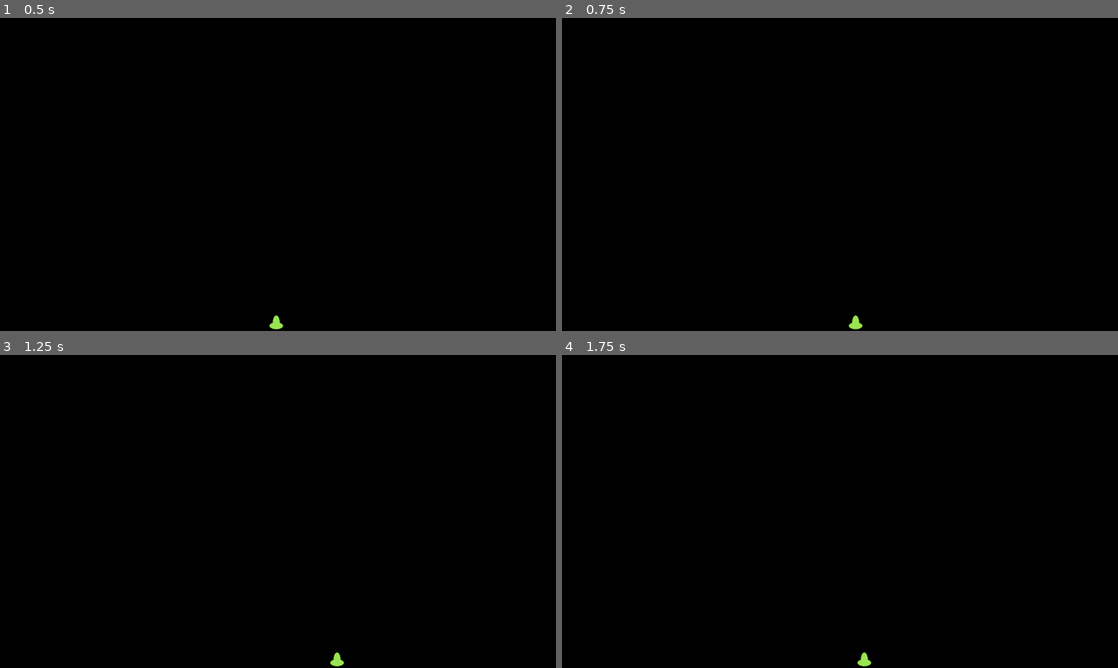
Above: before the commit, frames 1-4 (two rows, left to right).
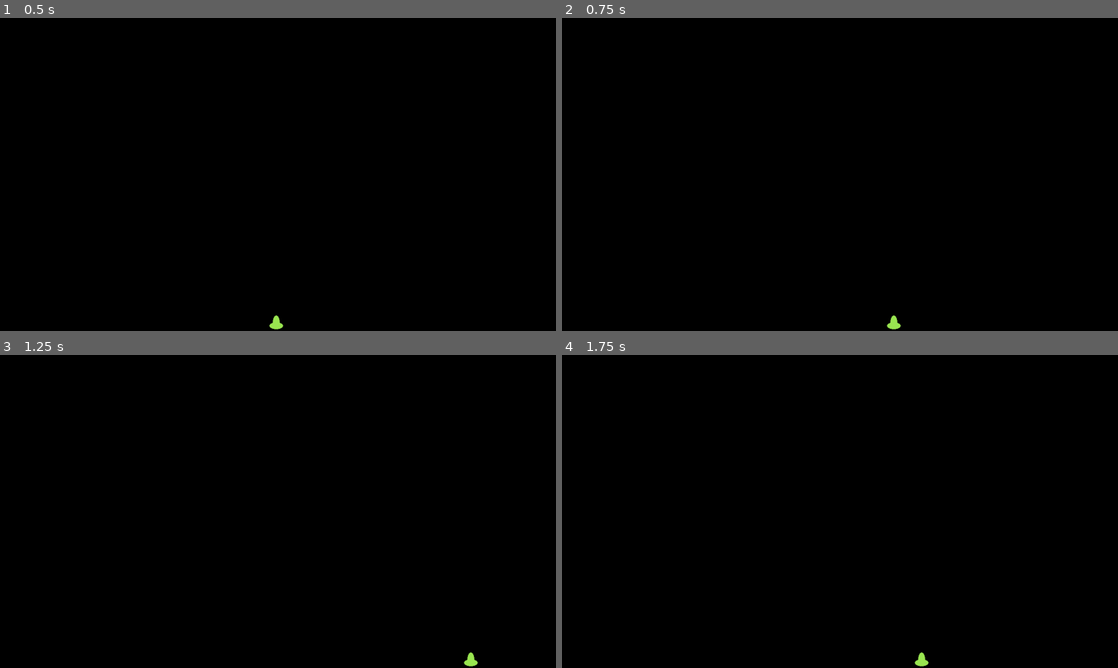
Above: after the commit, the same moments.

Repository: BugraHasbek/space_invaders_1978_clone
Game: Godot game, scene res://scenes/space/space.tscn
The game is run twice, just before and just after one commit, with the same random seed, the same clock (stepped at 60 frames per second) and the same inputs.
Inputs:
- Up to frame 1 (0.5 s): no input
- Up to frame 2 (0.75 s): tap Enter at 0.5 s; hold Right (right) from 0.53 s (still down)
- Up to frame 3 (1.25 s): keep holding Right (right)
- Up to frame 4 (1.75 s): release Right (right) at 1.28 s; hold Left (left) from 1.28 s (still down)

Frame 1 is identical in both runs. In frame 2, 0.1% of the frame differs, in the area x 51-61%, y 94-100%; in frame 3, 0.1%, in the area x 59-86%, y 94-100%; in frame 4, 0.1%.

Commit message:
Limit player movement to within screen

Diff:
--- a/entity/player/player.tscn
+++ b/entity/player/player.tscn
@@ -7,12 +7,11 @@
 radius = 15.5242
 
 [node name="Player" type="Area2D"]
+scale = Vector2(2, 2)
 script = ExtResource("1_e6ar1")
 
 [node name="CollisionShape2D" type="CollisionShape2D" parent="."]
-scale = Vector2(2, 2)
 shape = SubResource("CircleShape2D_e6ar1")
 
 [node name="Sprite2D" type="Sprite2D" parent="."]
-scale = Vector2(2, 2)
 texture = ExtResource("1_nqnt1")
--- a/entity/player/scripts/player.gd
+++ b/entity/player/scripts/player.gd
@@ -2,22 +2,32 @@
 
 const RELATIVE_HORIZONTAL_SPEED  : float = 0.5    # screen size per second
 
+@onready var sprite = $Sprite2D
+
 func _process(delta: float) -> void:
 	move_player(delta)
 
-## Moves the player horizontally and vertically (always moves upward) based on player input.
-## Also updates speed-related UI elements.
+## Moves the player horizontally based on player input.
 ##
 ## Args:
 ## delta (float): The time elapsed since the last frame.
 func move_player(delta: float) -> void:
 	var horizontal_displacement:float  = 0.0
-	var absolute_horizontal_speed = RELATIVE_HORIZONTAL_SPEED * DisplayServer.screen_get_size().x
+	var absolute_horizontal_speed = RELATIVE_HORIZONTAL_SPEED * get_viewport_rect().size.x
 
 	# move left or right
 	if Input.is_action_pressed("left"):
 		horizontal_displacement = delta * absolute_horizontal_speed * -1.0
-		position.x += horizontal_displacement
 	elif Input.is_action_pressed("right"):
 		horizontal_displacement = delta * absolute_horizontal_speed
-		position.x += horizontal_displacement
+
+	# Apply movement
+	position.x += horizontal_displacement
+
+	var sprite_width = sprite.get_rect().size.x * sprite.global_scale.x
+
+	# Enforce screen boundaries
+	var min_x = 0 + (sprite_width / 2)  # Adjust for player width
+	var max_x = get_viewport_rect().size.x - (sprite_width / 2)
+
+	position.x = clamp(position.x, min_x, max_x)
